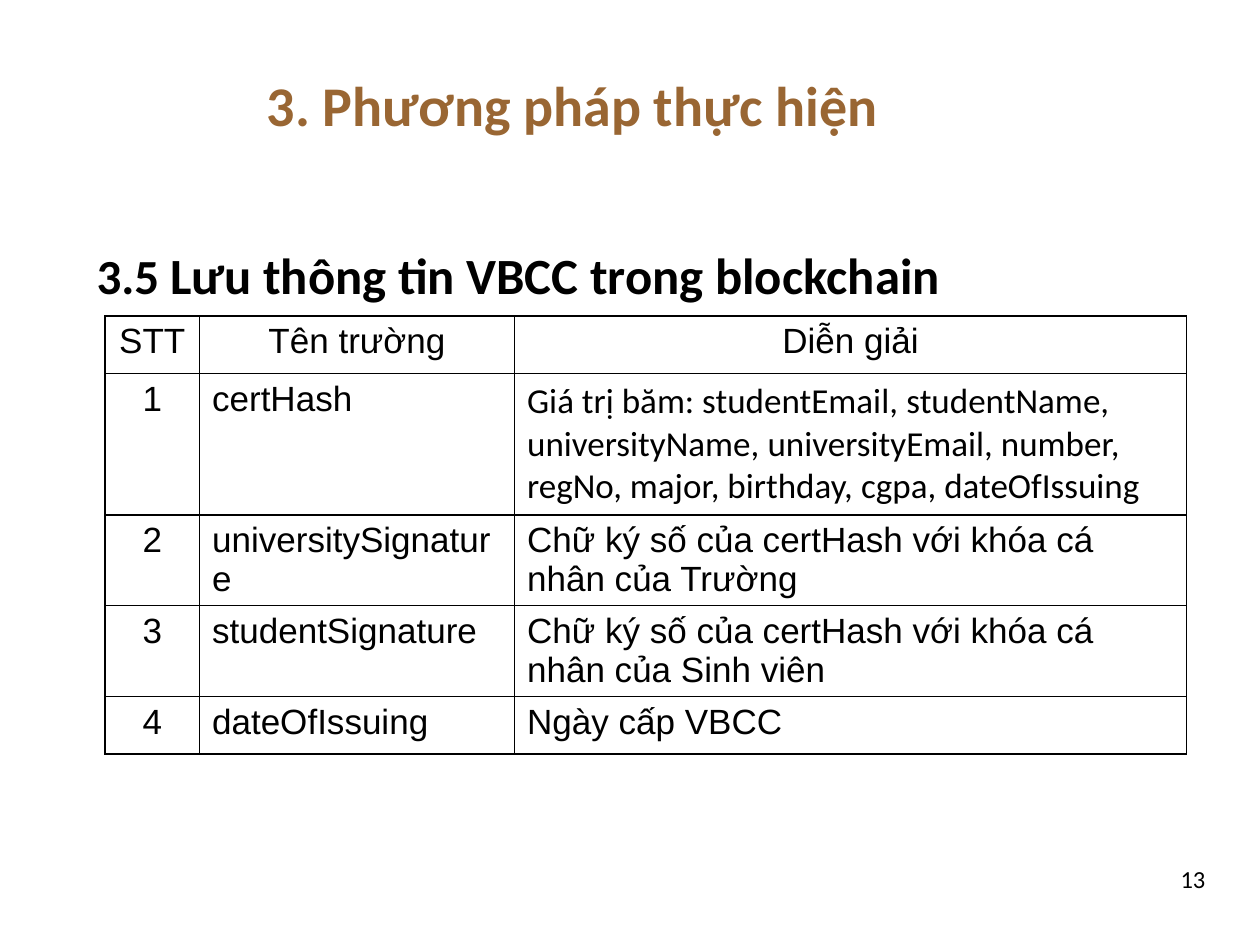
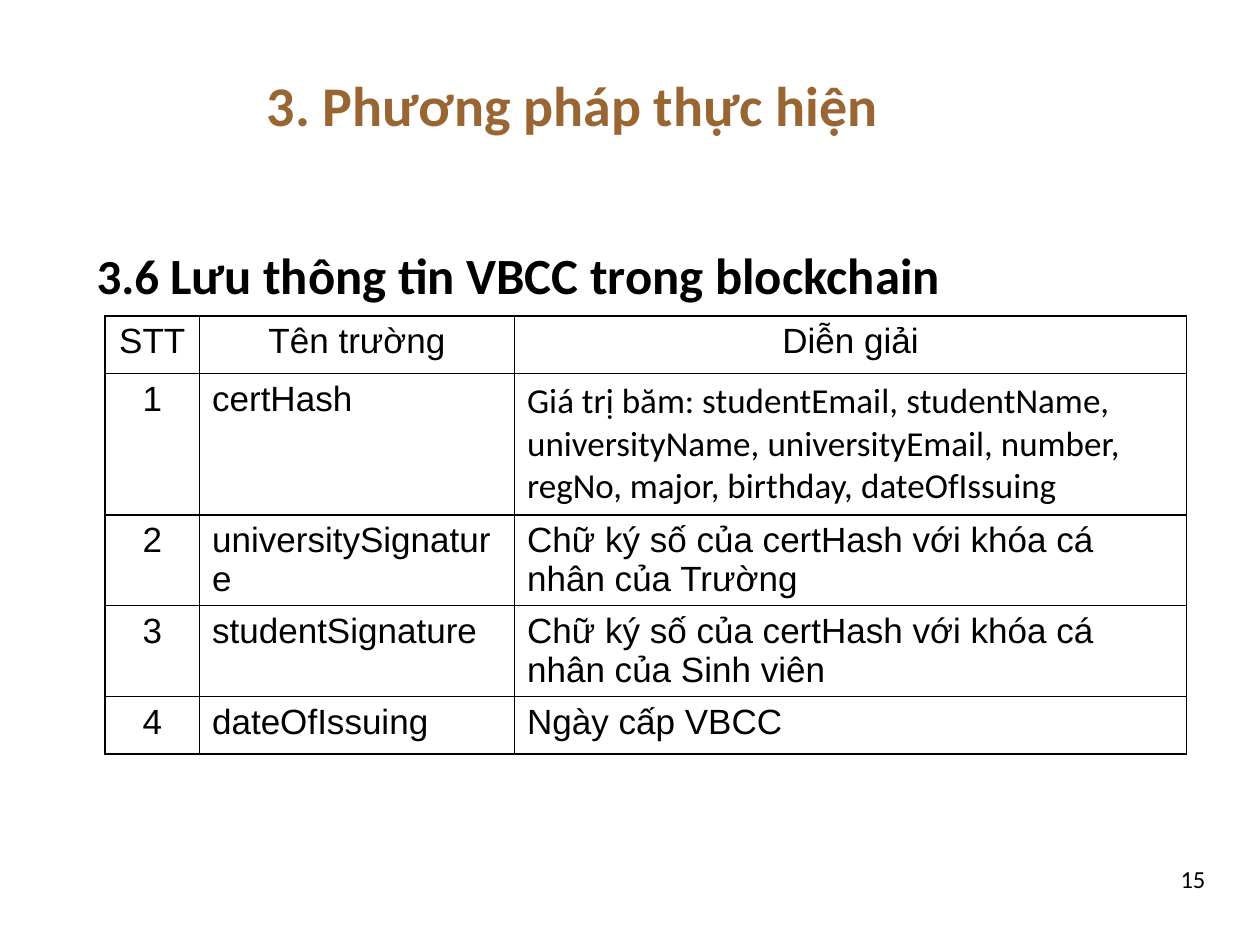
Before and after one commit to dtdungm/blockchain-vbcc, a slide deck: slide 15 of luan_van.pptx (slide 13 before the commit). Drawn at 1260x945 pixels with LibreOffice and Linux fonts; fonts in the diff are those of the drawing; background and template pictures are left out. Boxes give left, top, right and bottom in pixels: in the first picture for what was removed or moved away, otherwise in the second. Text is boxed around its words. In the diff, an @@ line names an element or a change of style, - is before the commit and + after.

```diff
--- a/luan_van.pptx
+++ b/luan_van.pptx
@@ text at (x1=97, y1=258, x2=940, y2=303): text changed @@
-      3.5 Lưu thông tin VBCC trong blockchain
+      3.6 Lưu thông tin VBCC trong blockchain
@@ table at (x1=105, y1=316, x2=1186, y2=764) @@
-row 2, column 3: Giá trị băm: studentEmail, studentName, universityName, universityEmail, number, regNo, major, birthday, cgpa, dateOfIssuing
+row 2, column 3: Giá trị băm: studentEmail, studentName, universityName, universityEmail, number, regNo, major, birthday, dateOfIssuing
@@ page number at (x1=1181, y1=872, x2=1206, y2=888): text changed @@
-13
+15
```
Also in this commit, not shown: 1 other slide changed, 2 slides added.
